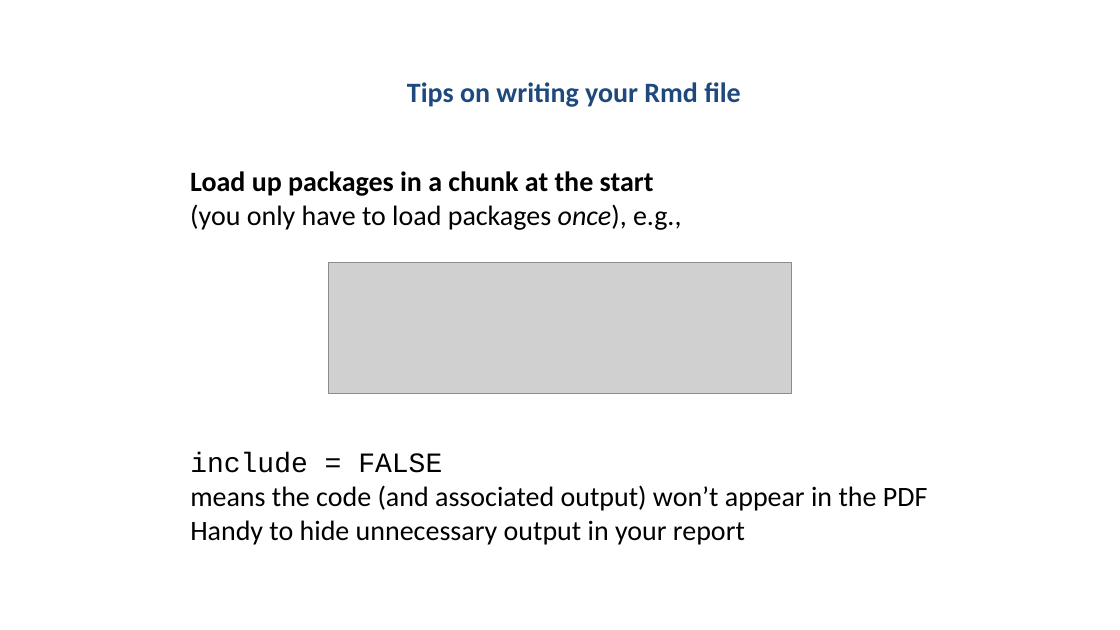
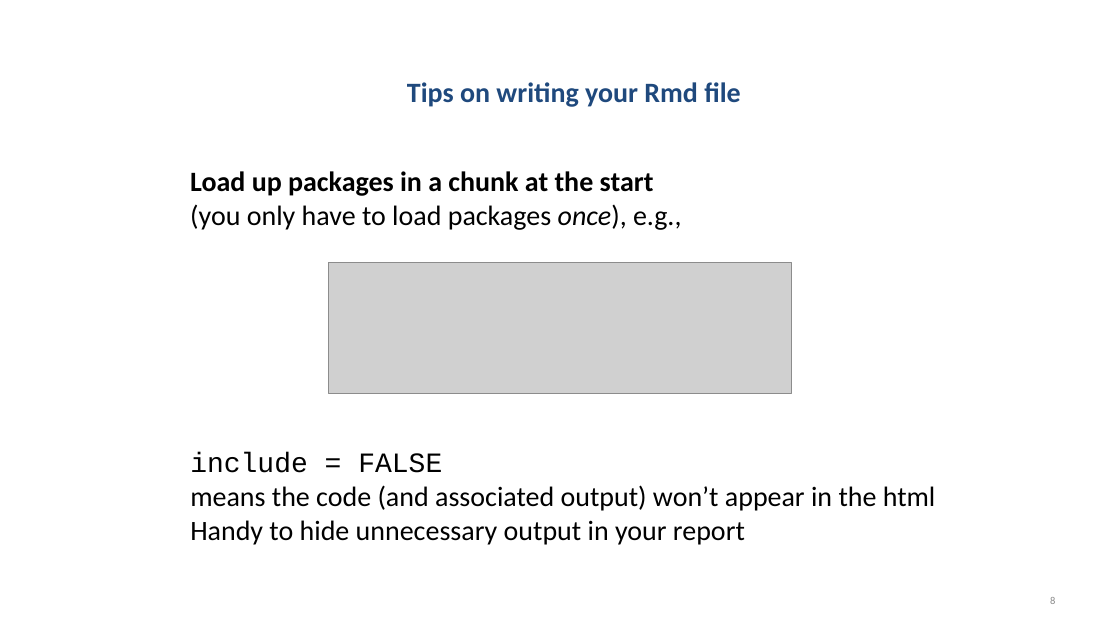
Before and after one commit to chrisjberry/datafluencyCB, a slide deck: slide 8 of slides/PSYC753_Chris2_Rmd.pptx. Drawn at 1120x630 pixels with LibreOffice and Linux fonts; fonts in the diff are those of the drawing; grey boxes stand for pictures. Boxes give left, top, right and bottom in pixels: in the first picture for what was removed or moved away, otherwise in the second. Text is boxed around its words. In the diff, an @@ line names an element or a change of style, - is before the commit and + after.

```diff
--- a/slides/PSYC753_Chris2_Rmd.pptx
+++ b/slides/PSYC753_Chris2_Rmd.pptx
@@ text at bbox=[190, 485, 936, 511]: text changed @@
-means the code (and associated output) won’t appear in the PDF
+means the code (and associated output) won’t appear in the html
@@ page number added at bbox=[1050, 597, 1055, 604], 9 pt, text #8C8C8C @@
+8
```
Also in this commit, not shown: 9 other files.
